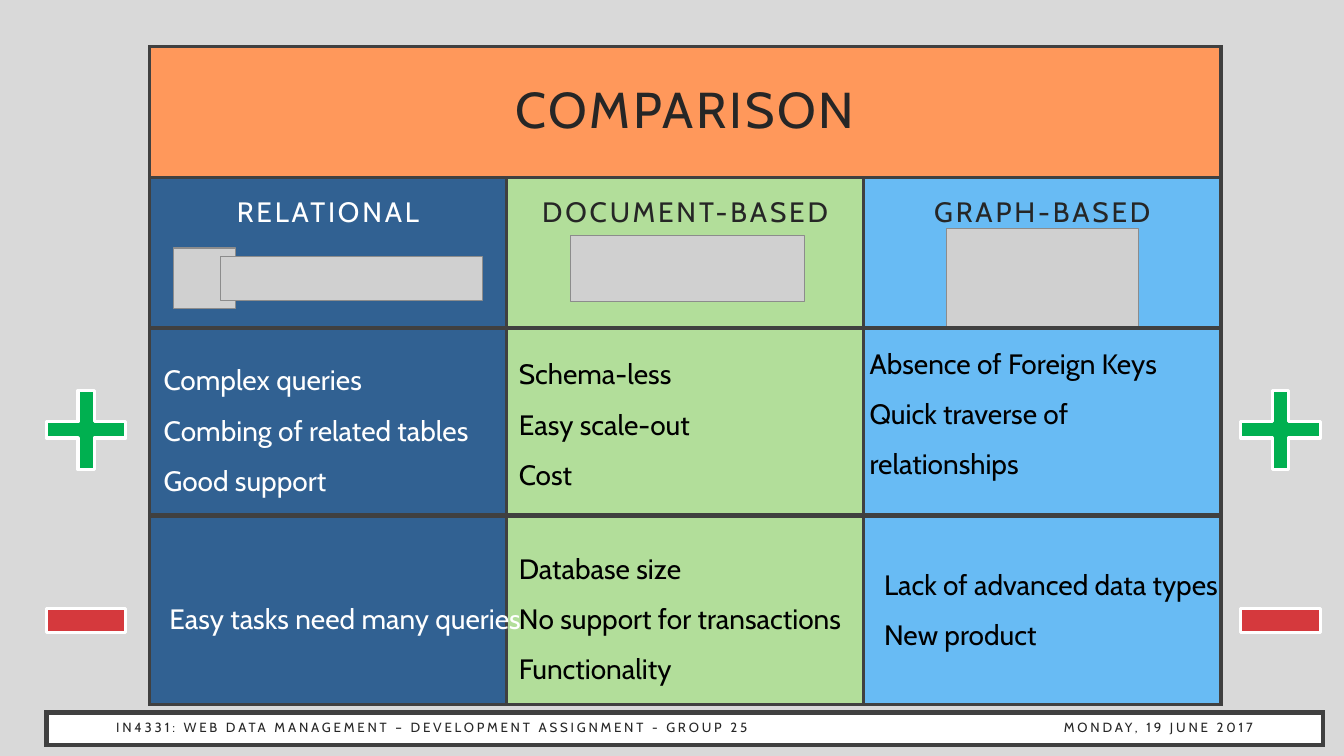
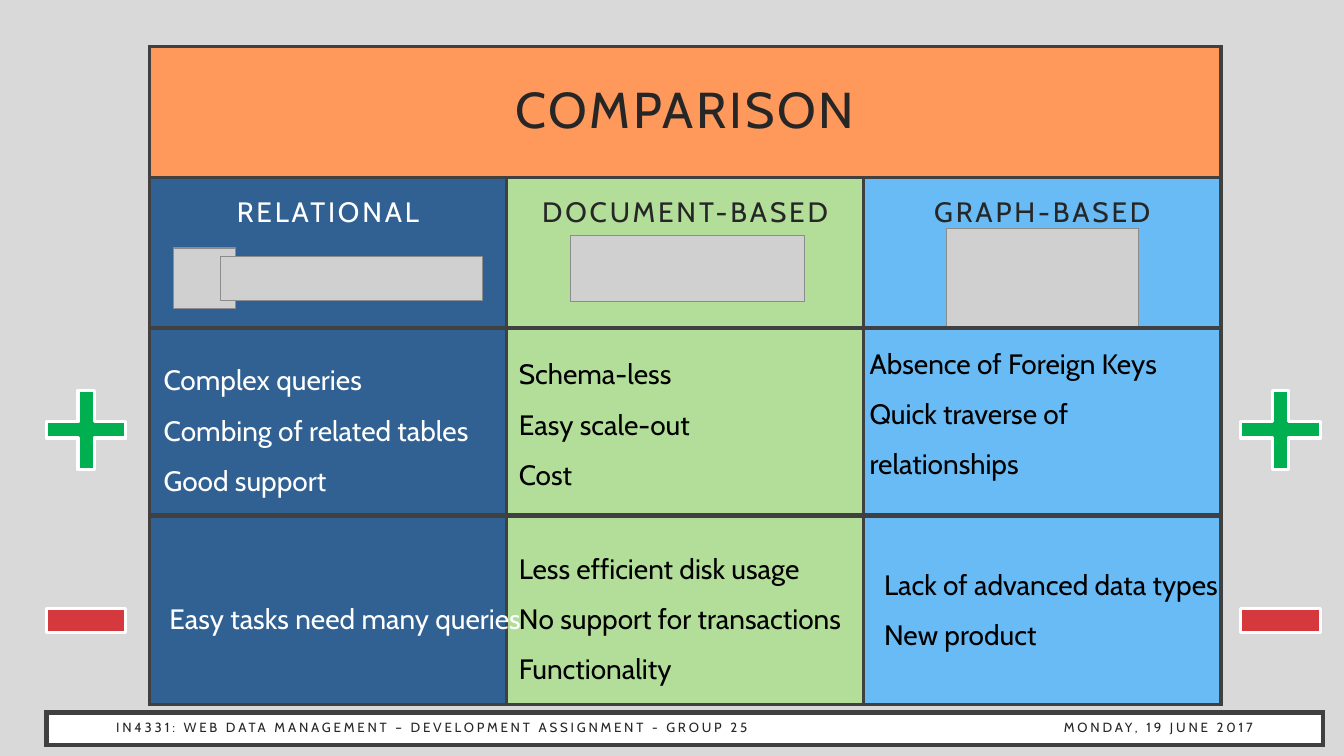
Before and after one commit to gatou92/WebDataManagement, a slide deck: slide 8 of presentation/presentation.pptx. Drawn at 1344x756 pixels with LibreOffice and Linux fonts; fonts in the diff are those of the drawing; grey boxes stand for pictures. Boxes give left, top, right and bottom in pixels: in the first picture for what was removed or moved away, otherwise in the second. Text is boxed around its words. In the diff, an @@ line names an element or a change of style, - is before the commit and + after.

Commit message:
Final presentation

```diff
--- a/presentation/presentation.pptx
+++ b/presentation/presentation.pptx
@@ text at <box>519,558,799,585</box>: text changed @@
-Database size
+Less efficient disk usage
```
Also in this commit, not shown: 1 other file.
